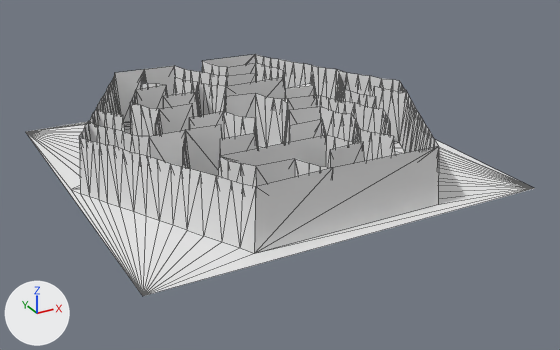
What one commit did to the OBJ model Final Project/Hexagon Levels/Jan/Models/big_maze.obj.
Before and after are seen from a 50 mm lens placed at (-14.0, -27.4, 11.4), pointed at (0.5, -1.1, -1.7). Every picture has the same lights, and +X, +Y and +Z are marked at lower left. Mesh edges are drawn as thin lines. Where no turn or scale is listed for an object, it has been applied to the vertices.

Objects in the first picture: 'Plane_Plane.003'.
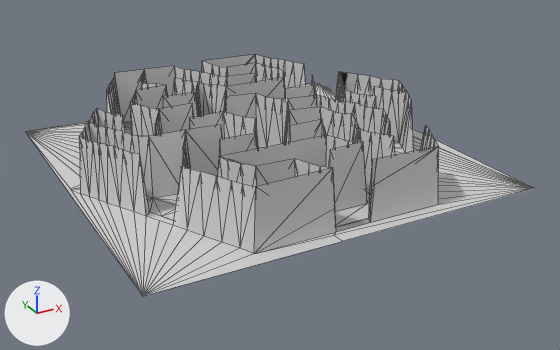
Changed parts and their boxes (x1, y1, x2, y2) in the pictures (560 x 350 px):
'Plane_Plane.003', recoloured, reshaped: (26, 54, 535, 296) in both
part 1 of me_plane_plane_003, cut back: before (140, 101, 531, 295); after (140, 104, 531, 295)
part 2 of me_plane_plane_003, cut back: before (75, 90, 110, 189); after (75, 94, 110, 189)
part 3 of me_plane_plane_003, cut back: before (304, 64, 358, 100); after (304, 70, 358, 93)

What changed in the scene script:
```text
Change mat_none:
    mat_none.base_color: (0.8, 0.8, 0.8) -> (0.64, 0.64, 0.64)  # white #e7e7e7 -> light grey #d1d1d1
Change me_plane_plane_003:
    used by ob_plane_plane_003; location = (0.0, 0.0, 0.0)
    remove me_plane_plane_003.from_pydata(...)  # 620 vertices, 1232 faces; spans x -8.0..8.0, y -8.0..8.0, z -1.2..1.2
    add me_plane_plane_003.from_pydata(...)  # 610 vertices, 1174 faces; spans x -8.0..8.0, y -8.0..8.0, z -1.2..1.2
    me_plane_plane_003 part 1
    9 vertices are removed from x -5.9..5.8, y -4.7..-2.9, z 1.1
    41 faces are deleted
    10 vertices are added at x -0.9..0.9, y -8.0..-7.0, z -1.2..1.2
    19 new faces join them
    me_plane_plane_003 part 2
    6 vertices are removed from x -5.9..-5.0, y 3.0..4.7, z 1.1
    28 faces are deleted
    8 new faces join them
    me_plane_plane_003 part 3
    5 vertices are removed from x 5.2..6.0, y 2.4..4.2, z 1.1
    22 faces are deleted
    6 new faces join them
```
